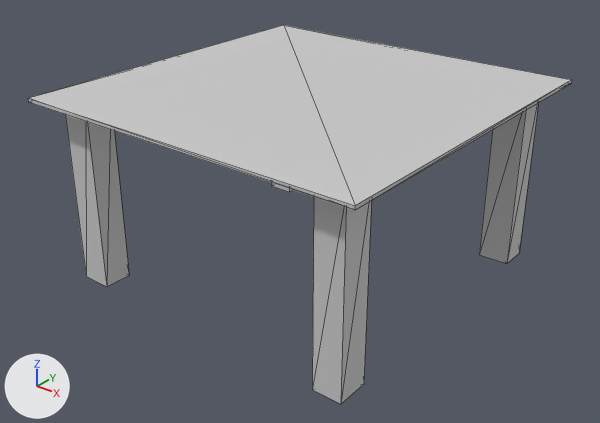
The FBX model build/4.FBX, before and after one commit.
The view is the same before and after, from a 50 mm camera at (1.28, -1.637, 0.914) aimed at (0.007, -0.046, -0.072). The axes (+X, +Y, +Z) are drawn at lower left. The lights are the same throughout. Mesh edges are drawn as thin lines. Where no turn or scale is listed for an object, it has been applied to the vertices.

Names of what the first picture shows: 'Table'.
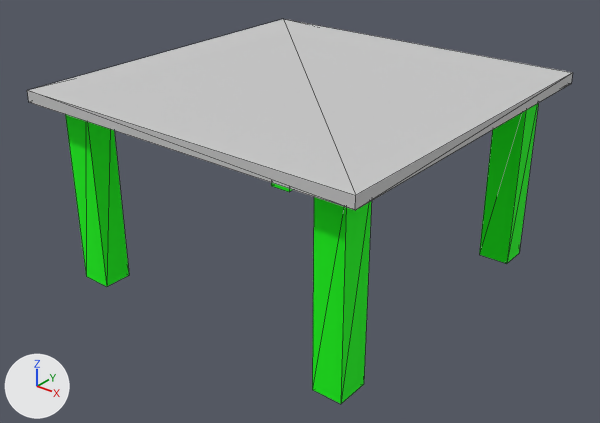
Diff of the bpy script that builds the scene:
```diff
--- a/build/4.FBX.py
+++ b/build/4.FBX.py
@@ mat_03___default @@
+mat_03___default = principled_material('03 - Default')
+mat_03___default.base_color = (0.0, 1.0, 0.0)  # green #00ff00
+mat_03___default.roughness = 0.859
@@ me_mesh @@
 me_mesh.from_pydata(...)  # 40 vertices, 76 faces; spans x -0.5..0.5, y -1.0..0.0, z -0.516..0.005
 # used by ob_table; location = (0.0, 0.5, 0.256)
 # before: 1 (-0.5, 0.0, 0.005) at pixel (283, 25), 2 (0.5, 0.0, 0.005) at pixel (571, 79), 22 (-0.5, -1.0, 0.005) at pixel (28, 98), 23 (0.5, -1.0, 0.005) at pixel (355, 205)
+# me_mesh part 1
+for i in [1, 2, 22, 23]: me_mesh.vertices[i].co += Vector((0.0, 0.0, 0.02))
+# me_mesh part 2: all 40 faces centred in x -0.442..0.442, y -0.942..-0.058, z -0.516..-0.175 switch from mat_01___default (its picture is missing) to mat_03___default (green #00ff00)
```

Where the change shows, as pixel boxes (x1, y1, x2, y2) in the pictures (600 x 423 px; the box of a moved part takes in the faces that stretch with it):
'Table', reshaped, recoloured (grey to green): before (28, 25, 572, 404); after (27, 19, 573, 404)
part 1 of me_mesh, moved or reshaped: before (28, 25, 572, 210); after (27, 19, 573, 210)
part 2 of me_mesh, recoloured (grey to green): (65, 103, 539, 404) in both
